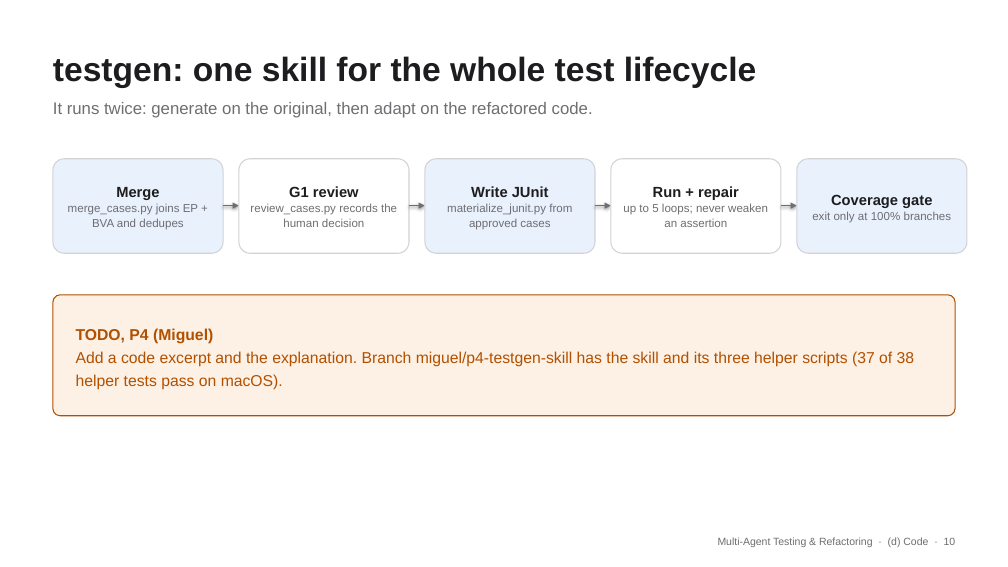
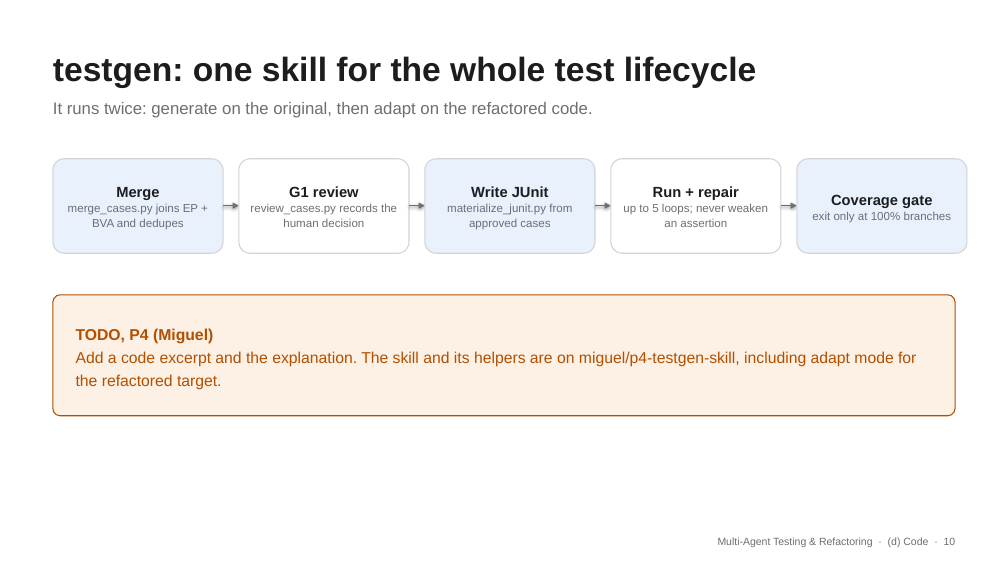
Before and after one commit to JordanTaylorGit/CSE-4392-Multi-Agent-System, a slide deck: slide 10 of slides/team3.pptx. Drawn at 1008x567 pixels with LibreOffice and Linux fonts; fonts in the diff are those of the drawing. Boxes give left, top, right and bottom in pixels: in the first picture for what was removed or moved away, otherwise in the second. Text is boxed around its words. In the diff, an @@ line names an element or a change of style, - is before the commit and + after.

```diff
--- a/slides/team3.pptx
+++ b/slides/team3.pptx
@@ text at (x1=76, y1=351, x2=916, y2=390): text changed @@
-Add a code excerpt and the explanation. Branch miguel/p4-testgen-skill has the skill and its three helper scripts (37 of 38 helper tests pass on macOS).
+Add a code excerpt and the explanation. The skill and its helpers are on miguel/p4-testgen-skill, including adapt mode for the refactored target.
```
Also in this commit, not shown: 3 other slides changed, 2 slides added, 2 slides removed, 6 other files.
